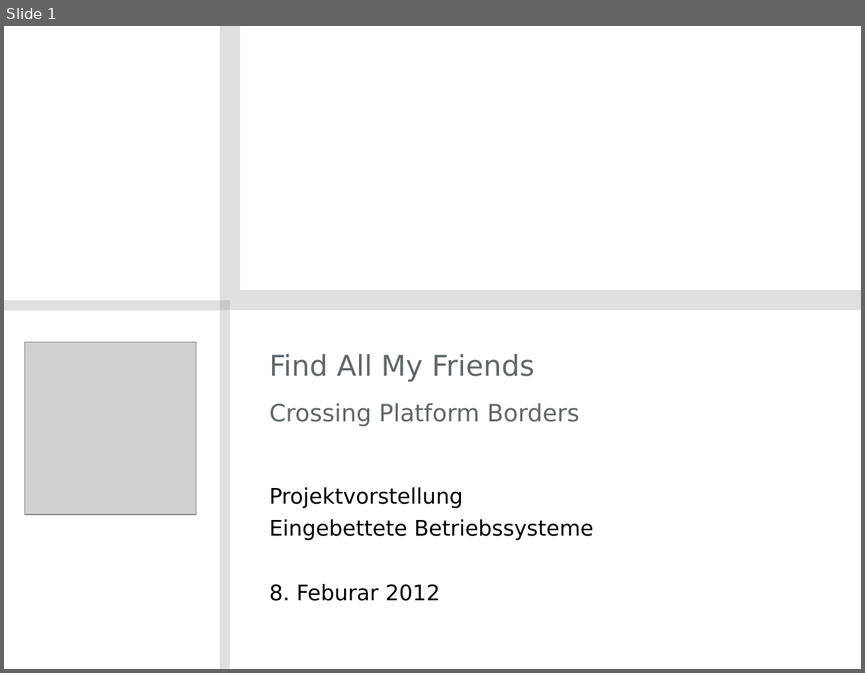
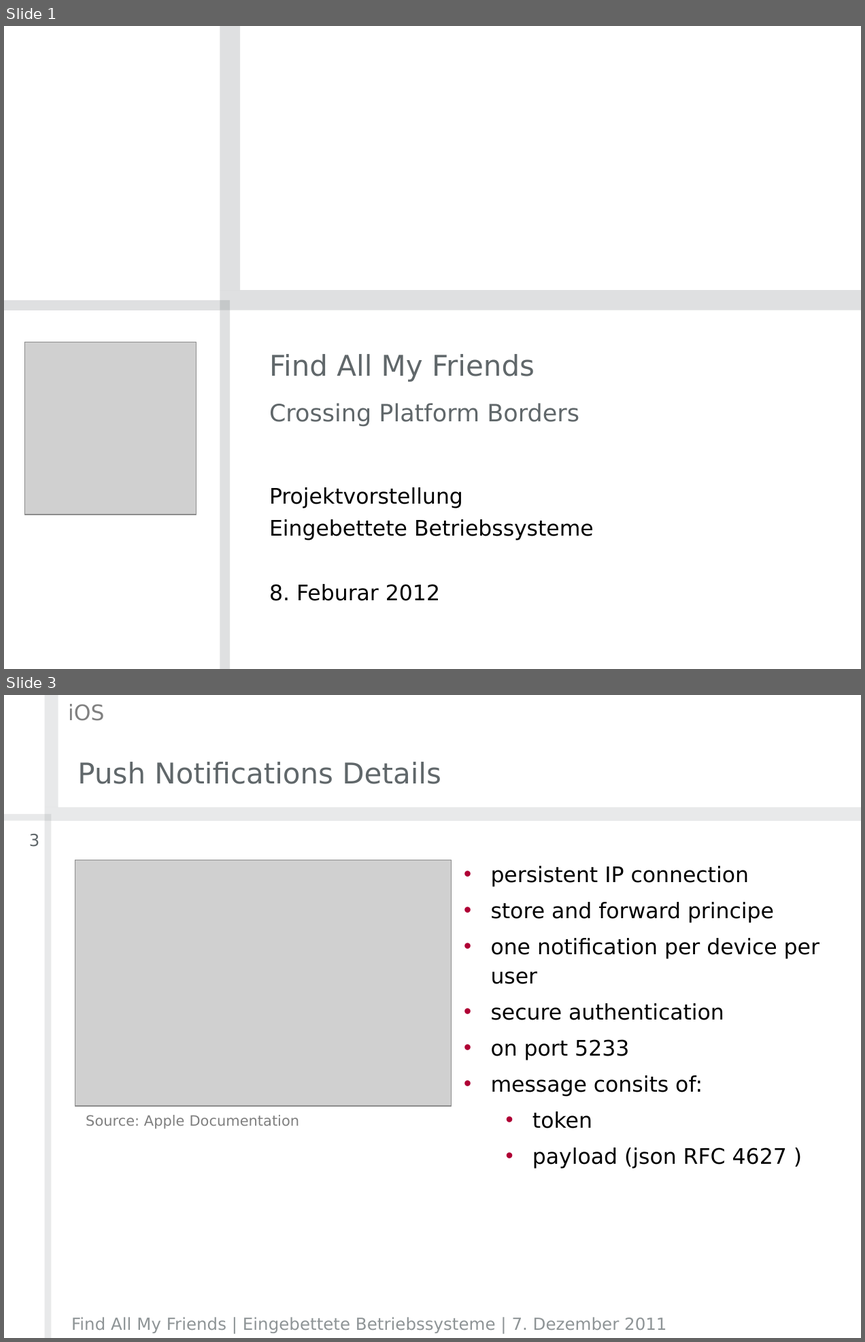
Before and after one commit to timfel/meet4xmas, a slide deck: presentations/End-Projektvorstelltung (Tobias).pptx. Shown one above the other, each under a label of ours: slide 1 before the commit, slides 1 and 3 after it; the slides between them are not shown. The pictures are 865x673 and 865x1342 pixels, drawn with LibreOffice and Linux fonts; fonts in the diff are those of the drawing; grey boxes stand for pictures; background and template pictures are left out. Boxes give left, top, right and bottom in pixels: in the first picture for what was removed or moved away, otherwise in the second. Text is boxed around its words. In the diff, an @@ line names an element or a change of style, - is before the commit and + after.

```diff
--- a/presentations/End-Projektvorstelltung (Tobias).pptx
+++ b/presentations/End-Projektvorstelltung (Tobias).pptx
@@ slide 3 added at bbox=[4, 695, 861, 1338], background #FFFFFF @@
@@ text added at bbox=[68, 704, 104, 721], 18 pt, text #808080 @@
+iOS
@@ title added at bbox=[77, 762, 441, 784], 24 pt, text #60676A @@
+Push Notifications Details
@@ group added at bbox=[4, 695, 861, 1338]: 4 rectangles @@
@@ page number added at bbox=[29, 834, 40, 847], 14 pt, text #60676A @@
+3
@@ picture added at bbox=[75, 860, 451, 1106] @@
@@ text added at bbox=[491, 866, 819, 1168], 18 pt, text #000000 @@
+• persistent IP connection
+• store and forward principe
+• one notification per device per user
+• secure authentication
+• on port 5233
+• message consits of:
+  • token
+  • payload (json RFC 4627 )
@@ text added at bbox=[86, 1115, 300, 1129], 12 pt, text #7F7F7F @@
+Source: Apple Documentation
@@ text added at bbox=[71, 1317, 666, 1333], 14 pt, text #8E9496 @@
+Find All My Friends | Eingebettete Betriebssysteme | 7. Dezember 2011
```
Also in this commit, not shown: 1 slide changed, 3 other slides added.
